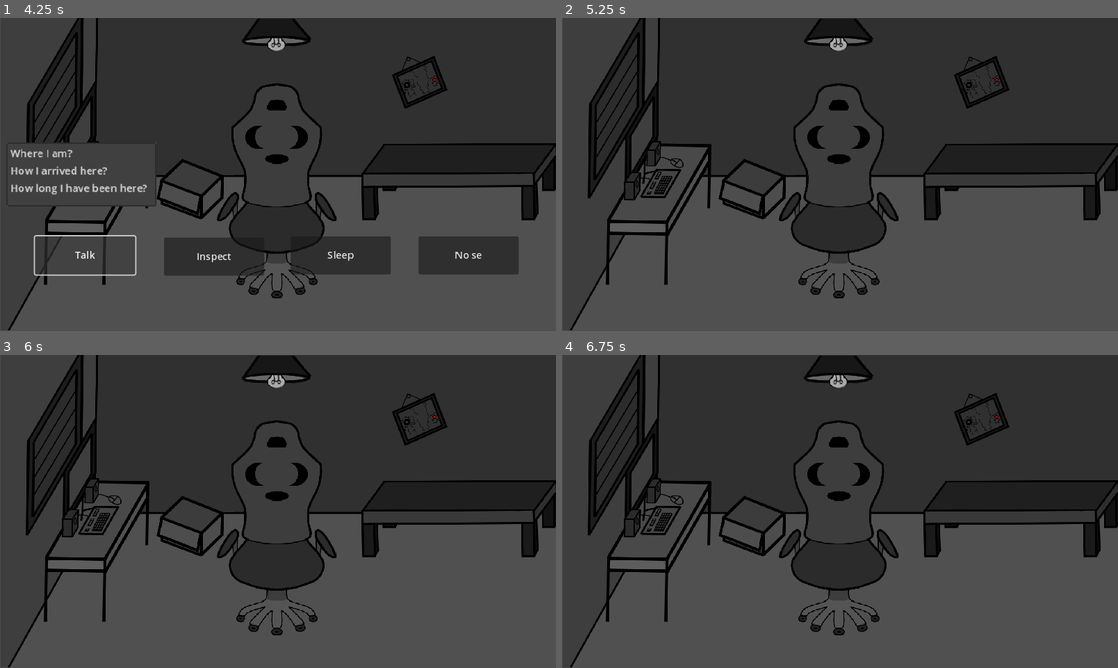
Above: before the commit, frames 1-4 (two rows, left to right).
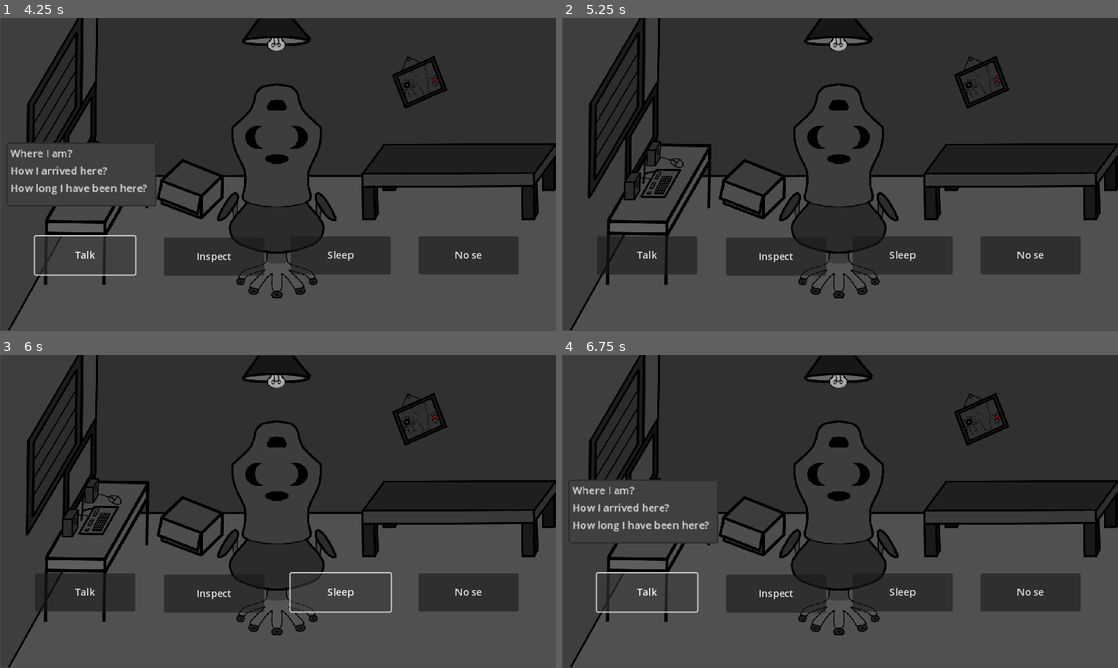
Above: after the commit, the same moments.

Repository: IkerFe/Paranoia
Game: Godot game, scene res://scenes/paranoia.tscn
Two runs of this game, one before a commit and one after it. Both use one fixed random seed, a clock stepped at 60 frames per second and the inputs below.
Inputs (mouse positions are in pixels of both pictures, inside the frame that each line leads up to):
- Up to frame 1 (4.25 s): tap Enter at 0.5, 0.6, 1.35, 2.75, 2.85 s; move the mouse to (400, 158) at 0.52 s; click (400, 158) at 0.67 s; tap Space at 0.77, 1.25, 1.52 s; move the mouse to (166, 190) at 1.27 s; click (166, 190) at 1.42 s; click "Yes" at 2 s; move the mouse to (333, 105) at 2.77 s; click (333, 105) at 2.92 s; click "Talk" at 3.5 s
- Up to frame 2 (5.25 s): click "Inspect" at 4.25 s; click (1079, 46) at 5 s, where only the run after the commit has a clickable "X"
- Up to frame 3 (6 s): click (339, 592) at 5.75 s, where only the run after the commit has a clickable "Sleep"
- Up to frame 4 (6.75 s): click (645, 592) at 6.5 s, where only the run after the commit has a clickable "Talk"

Frame 1 is identical in both runs. In frame 2, 7.8% of the frame differs, in the area x 7-94%, y 69-83%; in frame 3, 6.2%; in frame 4, 8.6%, in the area x 1-94%, y 39-83%.
Error before the commit: Cannot call method 'connect' on a null value. (res://scripts/Inspect/selectObject.gd:17)

Commit message:
Funcional

Diff:
--- a/Paranoia/scenes/paranoia.tscn
+++ b/Paranoia/scenes/paranoia.tscn
@@ -31,6 +31,9 @@
 [ext_resource type="Script" path="res://scripts/InsertText/ButtonInsertTextYes.gd" id="27_oge5b"]
 [ext_resource type="Script" path="res://scripts/controlYes&No.gd" id="28_d38lv"]
 
+[sub_resource type="RectangleShape2D" id="RectangleShape2D_bjv27"]
+size = Vector2(211.347, 158.689)
+
 [sub_resource type="RectangleShape2D" id="RectangleShape2D_g8sv1"]
 size = Vector2(550.944, 472.398)
 
@@ -67,6 +70,13 @@
 script = ExtResource("3_q1ynn")
 default_texture = ExtResource("12_ka81t")
 hover_texture = ExtResource("8_4xcta")
+
+[node name="Area2D" type="Area2D" parent="Box"]
+
+[node name="CollisionShape2D" type="CollisionShape2D" parent="Box/Area2D"]
+position = Vector2(9.54291, 2.54266)
+rotation = 0.359538
+shape = SubResource("RectangleShape2D_bjv27")
 
 [node name="Break" type="Sprite2D" parent="."]
 position = Vector2(682.723, 104.712)
@@ -198,7 +208,6 @@
 script = ExtResource("3_q1ynn")
 default_texture = ExtResource("6_sp7hb")
 hover_texture = ExtResource("7_7cddo")
-text_message_unlocked = "Cuchillo"
 
 [node name="Area2D" type="Area2D" parent="Prueb1"]
 position = Vector2(-23.0761, 46.1523)
@@ -329,6 +338,7 @@
 
 [node name="ButtonNo" type="Button" parent="SheText"]
 visible = false
+layout_mode = 0
 offset_left = 240.0
 offset_top = 375.22
 offset_right = 336.0
--- a/Paranoia/scripts/Inspect/selectObject.gd
+++ b/Paranoia/scripts/Inspect/selectObject.gd
@@ -3,14 +3,10 @@
 # Carga las dos imágenes
 @export var default_texture : Texture2D
 @export var hover_texture : Texture2D
-@export var text_message_unlocked : String  # El nombre de la opción que se añadirá
 
 # Variable para mantener el estado del clic
 var clicked = false
 var mouse_over = false
-
-# Referencia al PopupMenu
-var popup_menu: PopupMenu
 
 func _ready():
 	# Conecta las señales del Area2D
@@ -21,17 +17,7 @@
 	# Establece la textura inicial
 	texture = default_texture
 
-	# Crear y configurar el PopupMenu
-	popup_menu = PopupMenu.new()
-	add_child(popup_menu)
 
-	# Agregar opciones al PopupMenu
-	popup_menu.add_item("Opción 1", 1)
-	popup_menu.add_item("Opción 2", 2)
-	popup_menu.add_item("Opción 3", 3)
-
-	# Conectar la señal id_pressed del PopupMenu al método _on_item_pressed
-	popup_menu.connect("id_pressed", Callable(self, "_on_item_pressed"))
 
 func _process(delta):
 	if Global.InspectObject:
@@ -50,4 +36,4 @@
 
 func _on_input_event(_viewport, event, _shape_idx):
 	if event is InputEventMouseButton and event.button_index == MOUSE_BUTTON_LEFT and event.pressed and Global.InspectObject:
-		clicked = !clicked
+		clicked = true
--- a/Paranoia/scripts/MainCharacter/She.gd
+++ b/Paranoia/scripts/MainCharacter/She.gd
@@ -31,7 +31,6 @@
 				var popUp_script = $"PopUpScript"
 				popUp_script.popUpAppear()
 			2:
-				Global.DialogueActive = false
 				var textProta = $"TextProta"
 				textProta.endProtagonistGrupText()
 
@@ -50,4 +49,5 @@
 				if(showButtonsInsert.endStartDialogue == true):
 					var showButtons = $"HideScript"
 					showButtons.handle_button_press()
+					Global.DialogueActive = false
 					queue_free()
Not shown: 1 places in Paranoia/scenes/paranoia.tscn that only renumber resources
